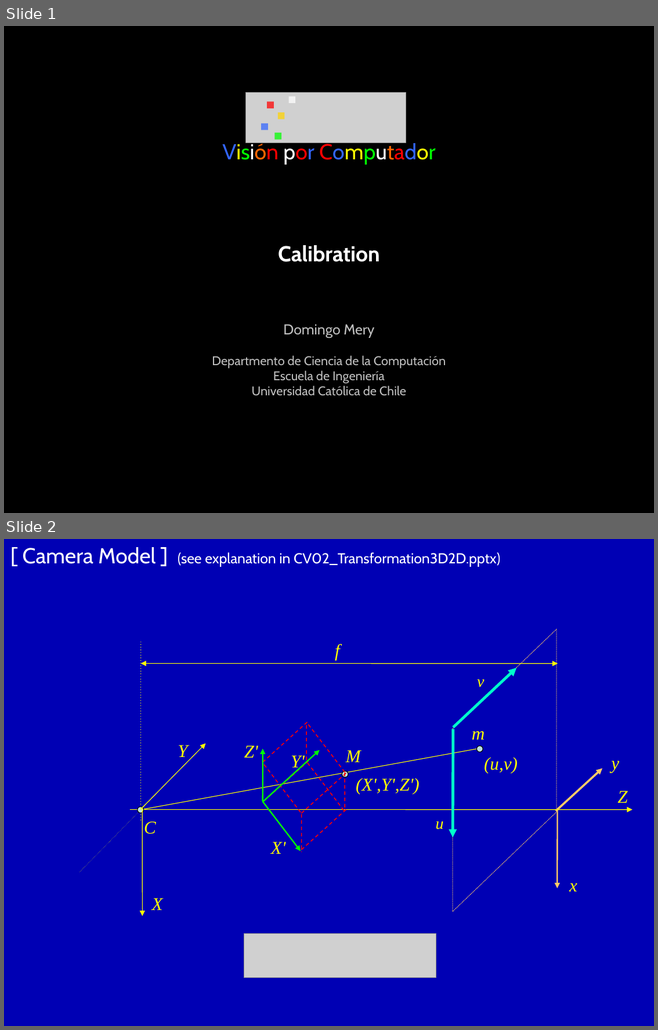
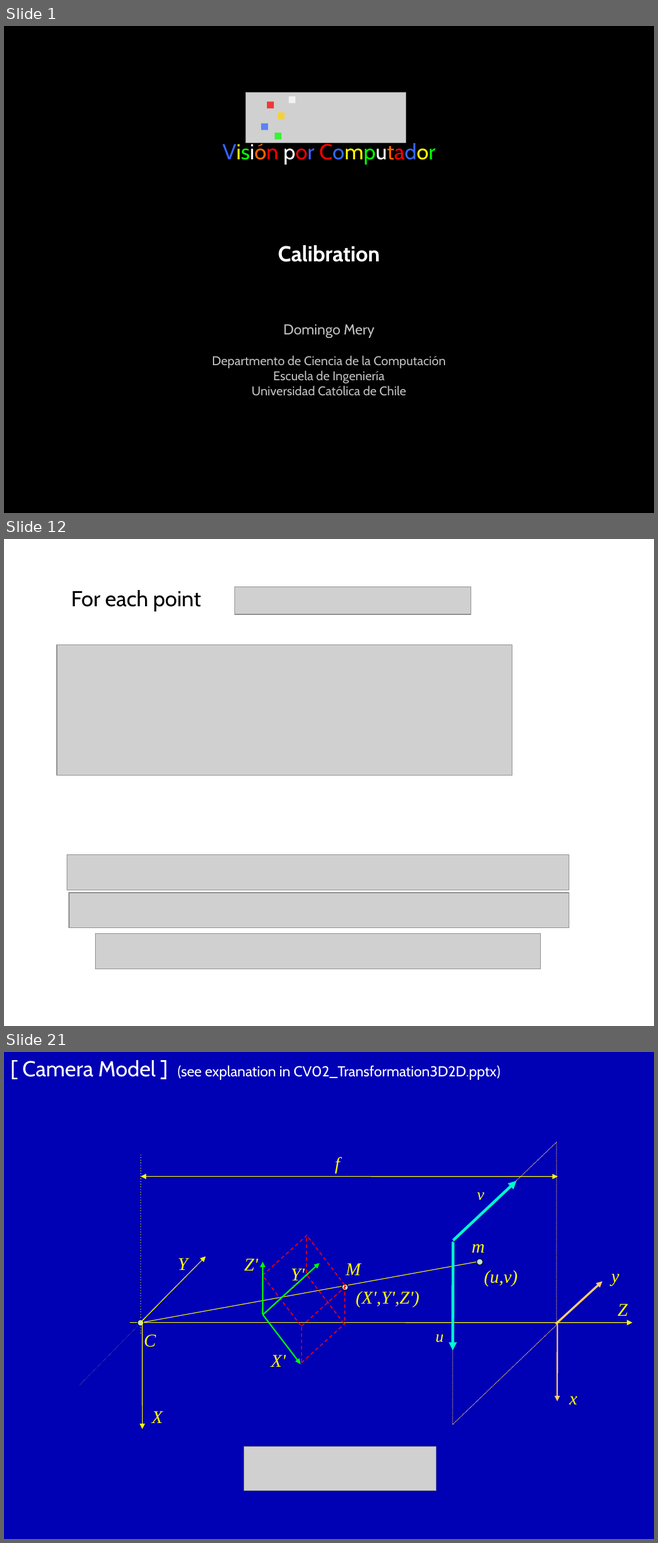
Before and after one commit to domingomery/vision, a slide deck: clases/Cap02_Geometria/presentaciones/CV02_Calibration.pptx. Shown one above the other, each under a label of ours: slides 1 and 2 before the commit, slides 1, 12 and 21 after it; the slides between them are not shown. The pictures are 658x1030 and 658x1543 pixels, drawn with LibreOffice and Linux fonts; fonts in the diff are those of the drawing; grey boxes stand for pictures. Boxes give left, top, right and bottom in pixels: in the first picture for what was removed or moved away, otherwise in the second. Text is boxed around its words. In the diff, an @@ line names an element or a change of style, - is before the commit and + after.

```diff
--- a/clases/Cap02_Geometria/presentaciones/CV02_Calibration.pptx
+++ b/clases/Cap02_Geometria/presentaciones/CV02_Calibration.pptx
@@ slide 12 added at box(4, 539, 654, 1026), background #FFFFFF @@
@@ text added at box(71, 590, 201, 611), 24 pt, text #000000 @@
+For each point
@@ picture added at box(235, 587, 470, 614) @@
@@ picture added at box(57, 645, 511, 776) @@
@@ picture added at box(67, 855, 568, 890) @@
@@ picture added at box(69, 893, 568, 928) @@
@@ picture added at box(96, 934, 540, 969) @@
@@ what was slide 2 is now slide 21 @@
```
Also in this commit, not shown: 2 slides changed, 18 other slides added, 16 other files.
